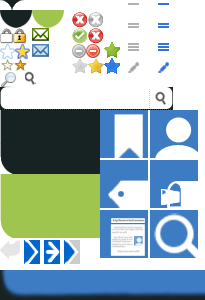
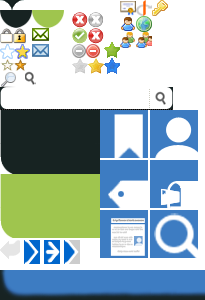
Before/after of a 205x300 layered artwork. What changed in the layer stack:
removed group "Display Options" (17 layers) over left=128, top=3, right=169, bottom=73
removed group "userItem Style" (16 layers) from group "Display Options" over left=128, top=3, right=169, bottom=73
removed group "Regular" (3 layers) from group "userItem Style" over left=128, top=23, right=169, bottom=28
removed group "Full" (3 layers) from group "userItem Style" over left=128, top=43, right=169, bottom=51
removed group "Custom" (3 layers) from group "userItem Style" over left=128, top=62, right=169, bottom=73
removed layer "userItem - custom, off" from group "Custom" over left=128, top=62, right=139, bottom=73
removed layer "userItem - custom, hover" from group "Custom" over left=158, top=62, right=169, bottom=73
added group "Settings Sprites" with 12 layers above "Color Fill 1" over left=120, top=0, right=168, bottom=48
added layer "Certificate" in group "Settings Sprites" over left=120, top=1, right=136, bottom=16
added layer "OpenId" in group "Settings Sprites" over left=136, top=0, right=152, bottom=16
added layer "Key" in group "Settings Sprites" over left=152, top=0, right=168, bottom=16
added layer "User" in group "Settings Sprites" over left=121, top=17, right=135, bottom=31
added layer "World" in group "Settings Sprites" over left=136, top=16, right=152, bottom=32
added group "Selective" with 2 layers in group "Settings Sprites" over left=120, top=32, right=135, bottom=48
added layer "Blue" (1st of 2, in "Settings Sprites" › "Selective") in group "Selective" over left=120, top=37, right=131, bottom=48
added layer "Green" (1st of 2, in "Settings Sprites" › "Selective") in group "Selective" over left=124, top=32, right=135, bottom=43
added group "Group" with 3 layers in group "Settings Sprites" over left=136, top=32, right=152, bottom=48
…and 10 more changes (3 added, 7 removed)
